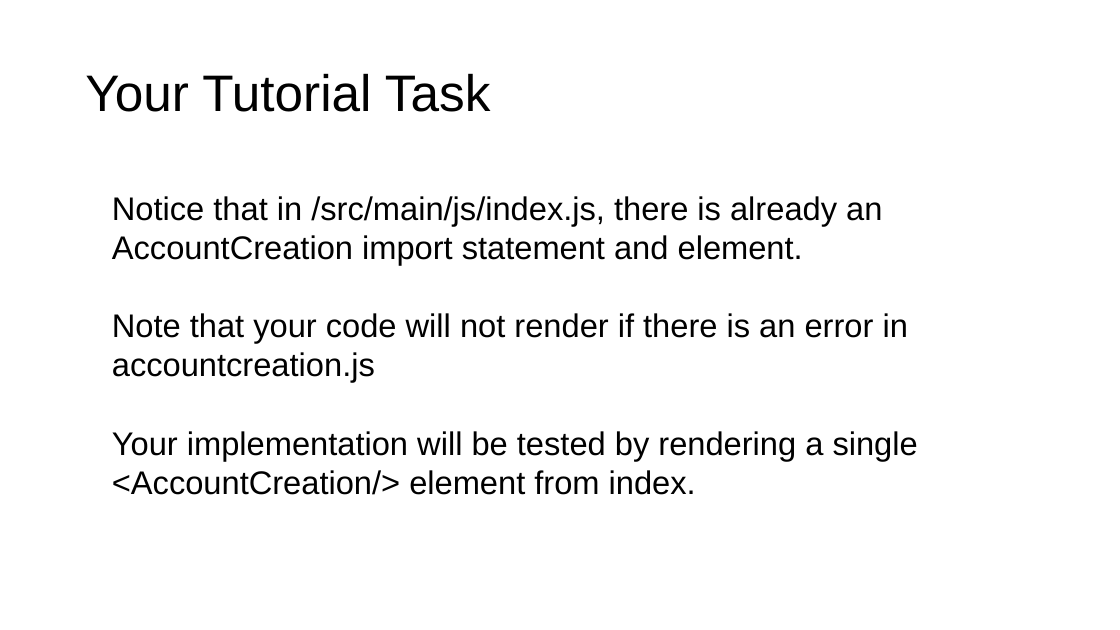
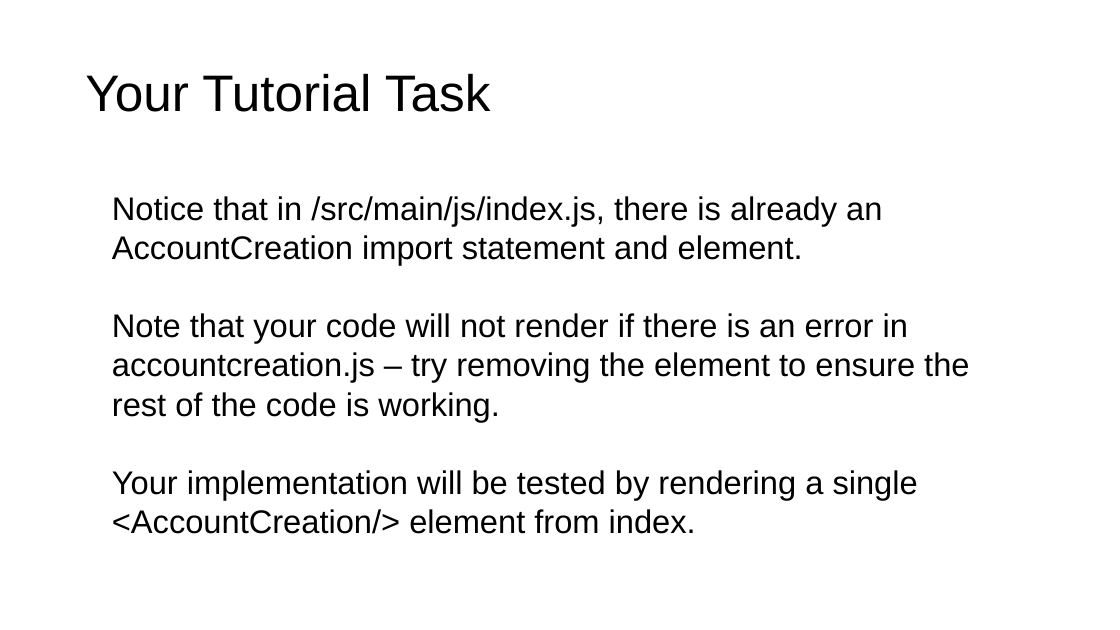
Before and after one commit to ethancjackson/CS2212B-2017, a slide deck: slide 50 of docs/resources/UI Tutorial - React.pptx. Drawn at 1120x630 pixels with LibreOffice and Linux fonts; fonts in the diff are those of the drawing. Boxes give left, top, right and bottom in pixels: in the first picture for what was removed or moved away, otherwise in the second. Text is boxed around its words. In the diff, an @@ line names an element or a change of style, - is before the commit and + after.

```diff
--- a/docs/resources/UI Tutorial - React.pptx
+++ b/docs/resources/UI Tutorial - React.pptx
@@ text at (112,313,969,422): text changed @@
-Note that your code will not render if there is an error in accountcreation.js
+Note that your code will not render if there is an error in accountcreation.js – try removing the element to ensure the rest of the code is working.
```
Also in this commit, not shown: 2 other slides changed, 1 other file.
